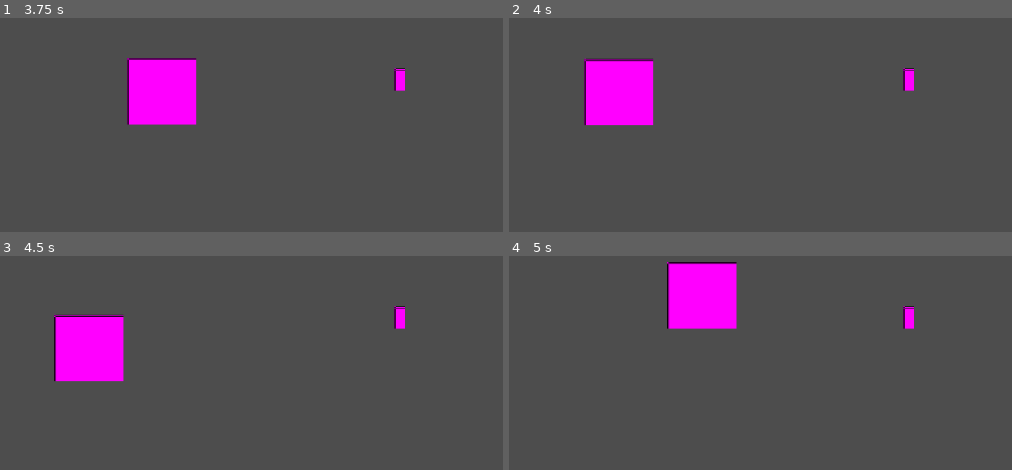
Above: before the commit, frames 1-4 (two rows, left to right).
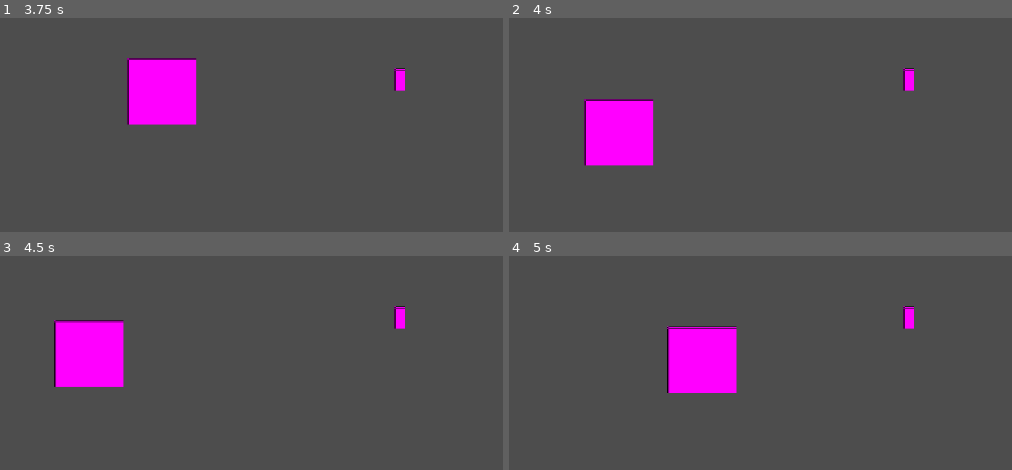
Above: after the commit, the same moments.

Repository: INV-matt/GMTK-game-jam
Game: Godot game, scene res://Scenes/main.tscn
The game is run twice, just before and just after one commit, with the same random seed, the same clock (stepped at 60 frames per second) and the same inputs.
Inputs:
- Up to frame 1 (3.75 s): hold D (pl_right) 0.53-2.03 s; tap Space (pl_jump) at 0.77, 1.52, 3.02 s; hold A (pl_left) 2.03-2.78 s; hold D (pl_right) from 2.78 s (still down)
- Up to frame 2 (4 s): keep holding D (pl_right); tap Space (pl_jump) at 3.77 s
- Up to frame 3 (4.5 s): release D (pl_right) at 4.28 s; hold A (pl_left) from 4.28 s (still down)
- Up to frame 4 (5 s): keep holding A (pl_left); tap Space (pl_jump) at 4.52 s

Frame 1 is identical in both runs. In frame 2, 5.4% of the frame differs, in the area x 14-29%, y 19-70%; in frame 3, 0.9%; in frame 4, 8.5%, in the area x 31-46%, y 2-65%.

Commit message:
Multiple Jumps Added

Diff:
--- a/Scripts/player.gd
+++ b/Scripts/player.gd
@@ -81,9 +81,8 @@
     _jump()
     return
 
-  if _lastOnFloor >= JumpBuffer && _jumpCount < MaxJumps:
-    print('a')
-    #_jump()
+  if _jumpCount < MaxJumps && velocity.y >= 0 && _lastOnFloor > JumpBuffer:
+    _jump()
     return
 
 
